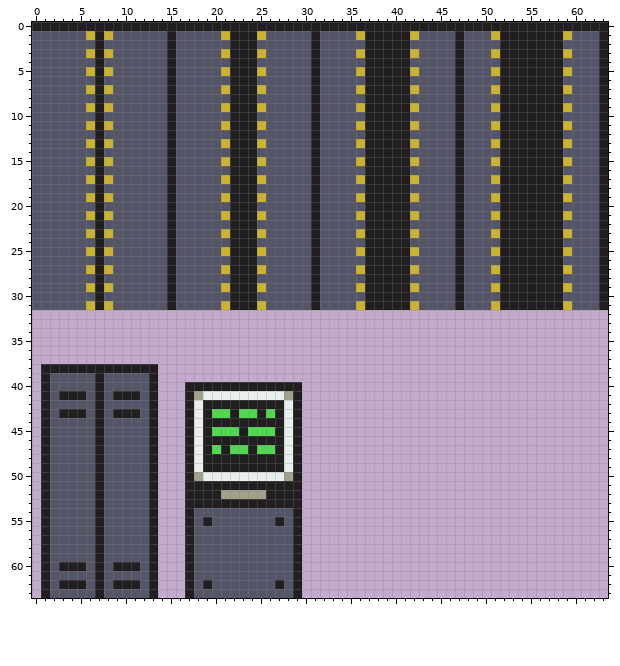
Two versions of one pixel-art sprite, res/gfx_new/structure_16_32_ss.png. The picture above was drawn from the file before the commit.
The file is 64x64 pixels.
And afterwards:
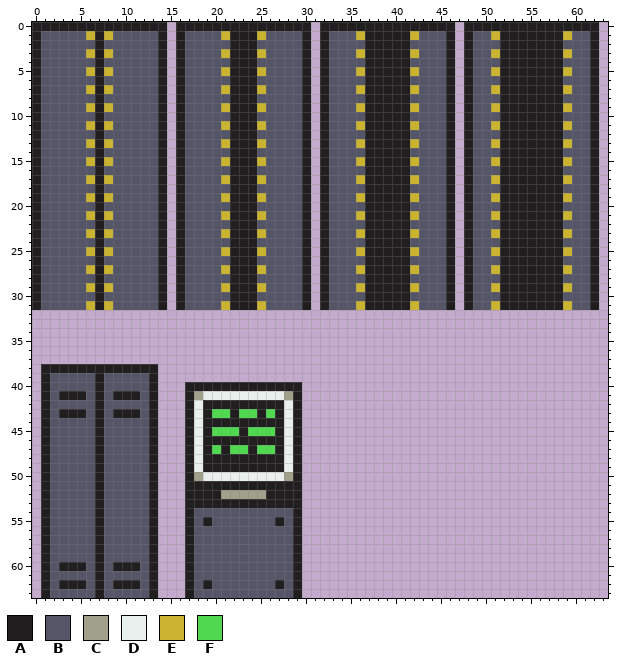
Palette (. is transparent): A #211e20  B #555568  C #a0a08b  D #e9efec  E #cab330  F #50d950
Change:
y 0: x 15 A -> .; x 31 A -> .; x 47 A -> .; x 63 A -> .
y 1..31: x 0 B -> A; x 14..16 BAB -> A.A; x 30..32 BAB -> A.A; x 46..48 BAB -> A.A; x 62..63 BA -> A.
Changed places in both pictures, as pixel boxes (x1, y1, x2, y2):
changed: (158, 22, 185, 310)
changed: (302, 22, 329, 310)
changed: (446, 22, 473, 310)
changed: (590, 22, 608, 310)
changed: (32, 31, 41, 310)
